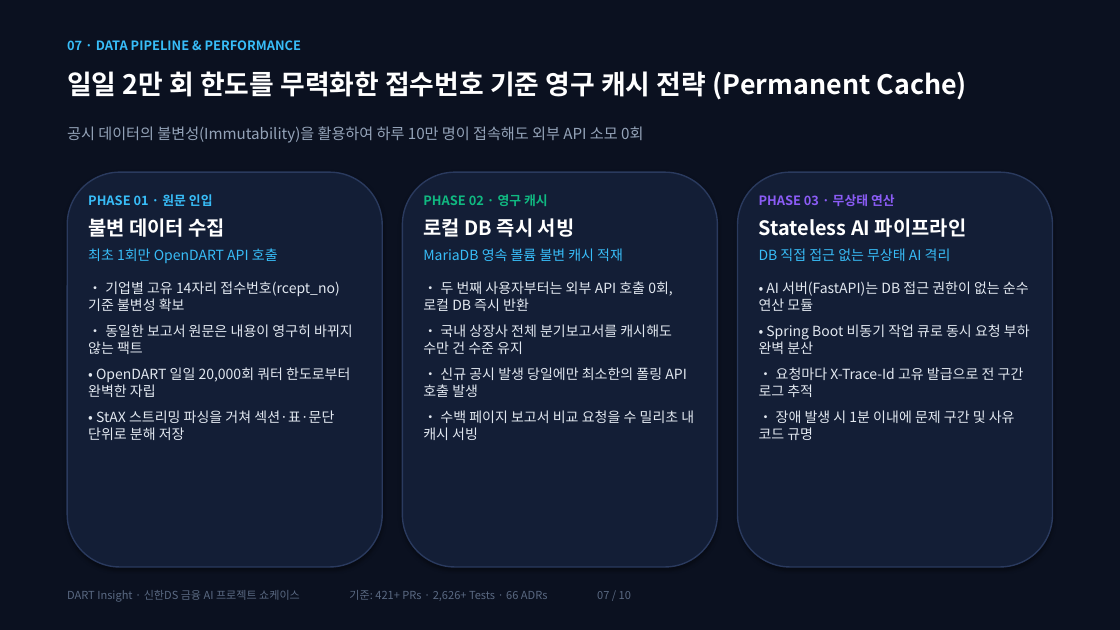
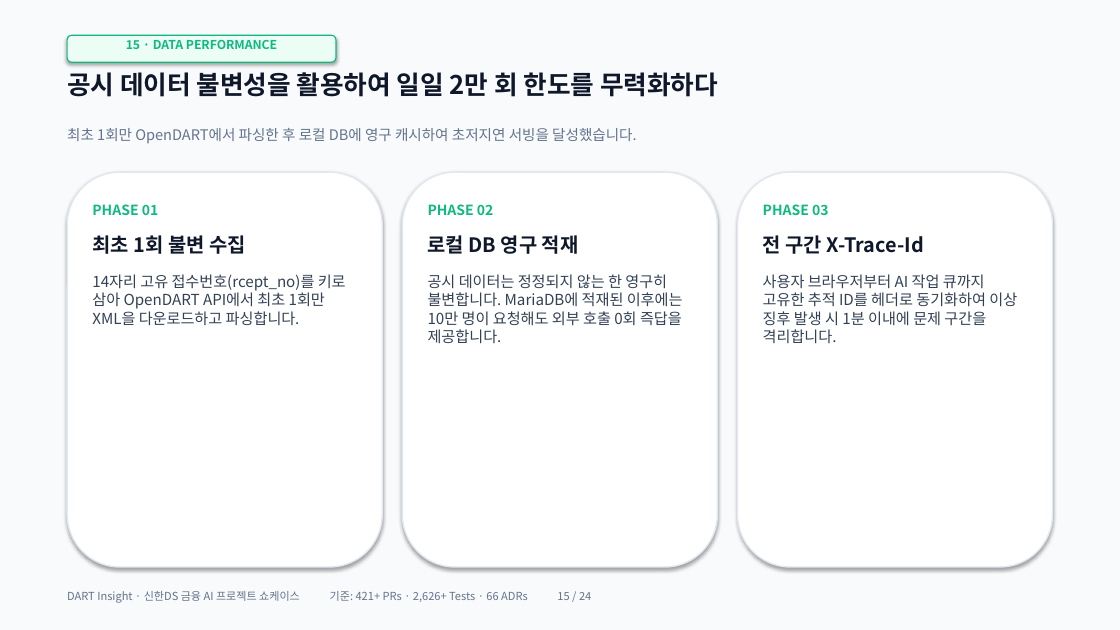
Before and after one commit to ShinhanDSProject/dart-insight, a slide deck: slide 15 of docs/DART_Insight_Presentation.pptx (slide 7 before the commit). Drawn at 1120x630 pixels with LibreOffice and Linux fonts; fonts in the diff are those of the drawing. Boxes give left, top, right and bottom in pixels: in the first picture for what was removed or moved away, otherwise in the second. Text is boxed around its words. In the diff, an @@ line names an element or a change of style, - is before the commit and + after.

```diff
--- a/docs/DART_Insight_Presentation.pptx
+++ b/docs/DART_Insight_Presentation.pptx
@@ rectangle at [0,0,1120,630]: fill #0B1120 to #F8FAFC @@
@@ rounded rectangle added at [67,35,336,62], fill #ECFDF5, outline #10B981 1 pt @@
@@ text at [126,40,277,49]: text changed; size 11 to 10.5 pt; text colour #38BDF8 to #10B981 @@
-07 · DATA PIPELINE & PERFORMANCE
+15 · DATA PERFORMANCE
@@ text at [67,72,718,97]: text changed; size 23 to 22 pt; text colour #FFFFFF to #0F172A @@
-일일 2만 회 한도를 무력화한 접수번호 기준 영구 캐시 전략 (Permanent Cache)
+공시 데이터 불변성을 활용하여 일일 2만 회 한도를 무력화하다
@@ text at [67,128,636,143]: text changed; size 13 to 12.5 pt; text colour #94A3B8 to #64748B @@
-공시 데이터의 불변성(Immutability)을 활용하여 하루 10만 명이 접속해도 외부 API 소모 0회
+최초 1회만 OpenDART에서 파싱한 후 로컬 DB에 영구 캐시하여 초저지연 서빙을 달성했습니다.
@@ fill #131E36 to #FFFFFF; outline #2A3A5E 1.2 pt to #E2E8F0 1.2 pt in 3 elements at [67,172,382,567], [402,172,718,567], [738,172,1053,567] @@
@@ text at [92,204,346,326]: text changed; size 12 to 13 pt; text colour #E2E8F0 to #334155 @@
-PHASE 01 · 원문 인입
-불변 데이터 수집
-최초 1회만 OpenDART API 호출
-• 기업별 고유 14자리 접수번호(rcept_no) 기준 불변성 확보
-• 동일한 보고서 원문은 내용이 영구히 바뀌지 않는 팩트
-• OpenDART 일일 20,000회 쿼터 한도로부터 완벽한 자립
-• StAX 스트리밍 파싱을 거쳐 섹션·표·문단 단위로 분해 저장
+PHASE 01
+최초 1회 불변 수집
+14자리 고유 접수번호(rcept_no)를 키로 삼아 OpenDART API에서 최초 1회만 XML을 다운로드하고 파싱합니다.
@@ text at [428,204,683,343]: text changed; size 12 to 13 pt; text colour #E2E8F0 to #334155 @@
-PHASE 02 · 영구 캐시
-로컬 DB 즉시 서빙
-MariaDB 영속 볼륨 불변 캐시 적재
-• 두 번째 사용자부터는 외부 API 호출 0회, 로컬 DB 즉시 반환
-• 국내 상장사 전체 분기보고서를 캐시해도 수만 건 수준 유지
-• 신규 공시 발생 당일에만 최소한의 폴링 API 호출 발생
-• 수백 페이지 보고서 비교 요청을 수 밀리초 내 캐시 서빙
+PHASE 02
+로컬 DB 영구 적재
+공시 데이터는 정정되지 않는 한 영구히 불변합니다. MariaDB에 적재된 이후에는 10만 명이 요청해도 외부 호출 0회 즉답을 제공합니다.
@@ text at [763,204,1017,343]: text changed; size 12 to 13 pt; text colour #E2E8F0 to #334155 @@
-PHASE 03 · 무상태 연산
-Stateless AI 파이프라인
-DB 직접 접근 없는 무상태 AI 격리
-• AI 서버(FastAPI)는 DB 접근 권한이 없는 순수 연산 모듈
-• Spring Boot 비동기 작업 큐로 동시 요청 부하 완벽 분산
-• 요청마다 X-Trace-Id 고유 발급으로 전 구간 로그 추적
-• 장애 발생 시 1분 이내에 문제 구간 및 사유 코드 규명
+PHASE 03
+전 구간 X-Trace-Id
+사용자 브라우저부터 AI 작업 큐까지 고유한 추적 ID를 헤더로 동기화하여 이상 징후 발생 시 1분 이내에 문제 구간을 격리합니다.
@@ text at [67,591,591,603]: text changed; text colour #5A6982 to #64748B @@
-DART Insight · 신한DS 금융 AI 프로젝트 쇼케이스 기준: 421+ PRs · 2,626+ Tests · 66 ADRs 07 / 10
+DART Insight · 신한DS 금융 AI 프로젝트 쇼케이스 기준: 421+ PRs · 2,626+ Tests · 66 ADRs 15 / 24
```
Also in this commit, not shown: 7 other slides changed, 16 slides added, 2 slides removed, 3 other files.
